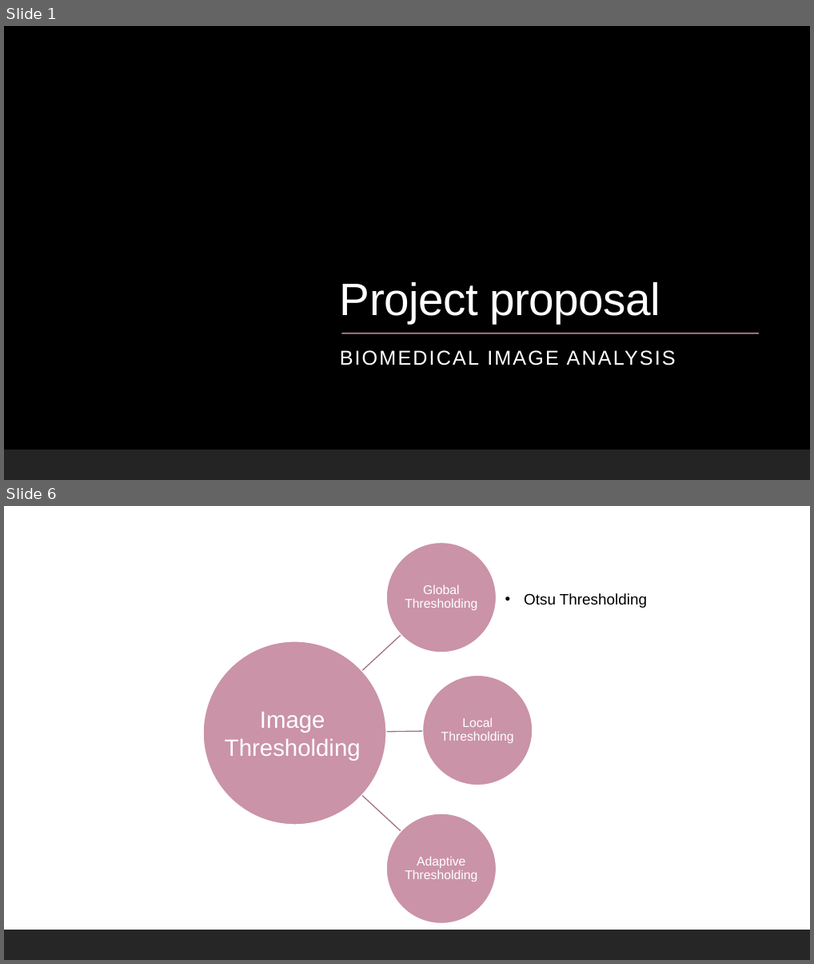
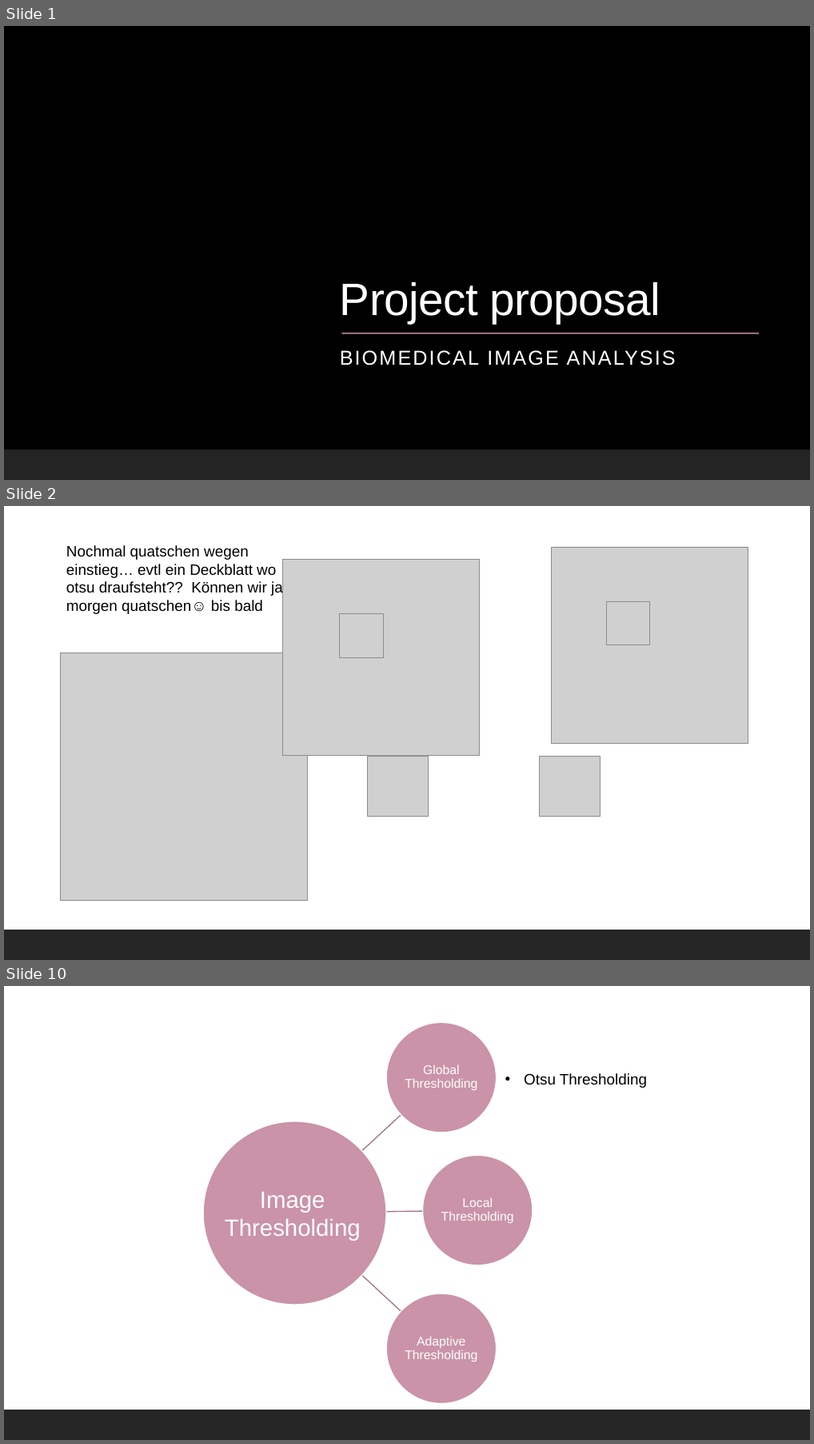
Before and after one commit to datascience-mobi-2022/2022-topic-01-team-04, a slide deck: presentation/layout(2).pptx. Shown one above the other, each under a label of ours: slides 1 and 6 before the commit, slides 1, 2 and 10 after it; the slides between them are not shown. The pictures are 814x964 and 814x1444 pixels, drawn with LibreOffice and Linux fonts; fonts in the diff are those of the drawing; grey boxes stand for pictures; background and template pictures are left out. Boxes give left, top, right and bottom in pixels: in the first picture for what was removed or moved away, otherwise in the second. Text is boxed around its words. In the diff, an @@ line names an element or a change of style, - is before the commit and + after.

```diff
--- a/presentation/layout(2).pptx
+++ b/presentation/layout(2).pptx
@@ slide 2 added at (4,506,810,960), background #FFFFFF; not listed: 1 template element that a slide beside it also shows @@
@@ text added at (66,545,283,614), 18 pt, text #000000 @@
+Nochmal quatschen wegen einstieg… evtl ein Deckblatt wo otsu draufsteht?? Können wir ja morgen quatschen☺ bis bald
@@ picture added at (552,547,749,743) @@
@@ picture added at (283,560,479,756) @@
@@ picture added at (606,601,650,645) @@
@@ picture added at (340,614,383,657) @@
@@ picture added at (60,652,308,900) @@
@@ picture added at (367,756,428,816) @@
@@ picture added at (539,756,600,816) @@
@@ what was slide 6 is now slide 10 @@
```
Also in this commit, not shown: 3 slides changed, 4 other slides added, 1 slide removed.
